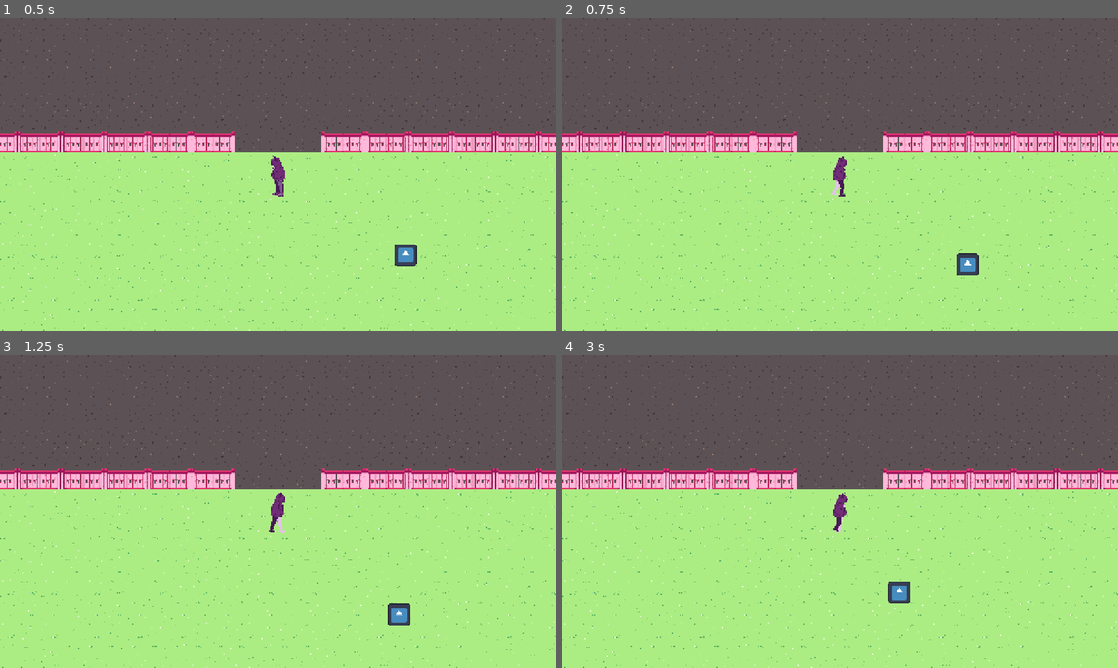
Above: before the commit, frames 1-4 (two rows, left to right).
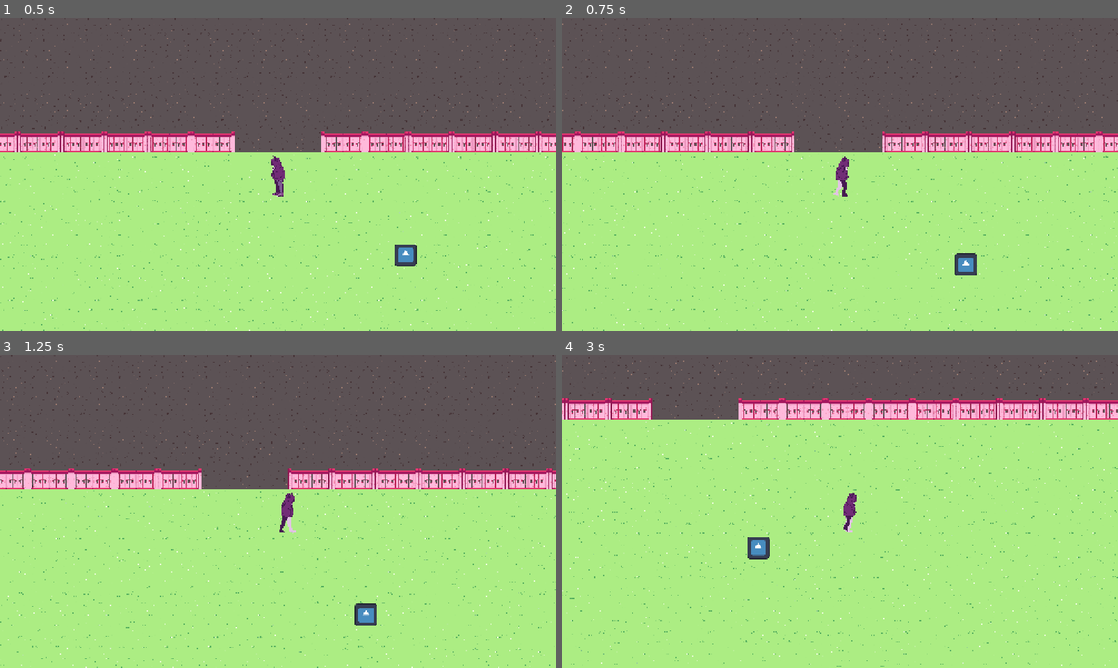
Above: after the commit, the same moments.

Repository: HarryEales/juniperdev-game-jam
Game: Godot game, scene res://actors/world/world.tscn
The game is run twice, just before and just after one commit, with the same random seed, the same clock (stepped at 60 frames per second) and the same inputs. The engine's default icon, where the game draws it, is replaced by a stand-in: a white triangle on a blue panel in a dark square.
Inputs (mouse positions are in pixels of both pictures, inside the frame that each line leads up to):
- Up to frame 1 (0.5 s): no input
- Up to frame 2 (0.75 s): move the mouse to (962, 158) at 0.52 s; press the mouse at (962, 158) at 0.53 s; hold D (move_right) from 0.53 s (still down)
- Up to frame 3 (1.25 s): keep holding D (move_right)
- Up to frame 4 (3 s): move the mouse to (728, 527) at 1.27 s; release D (move_right) at 1.28 s; release the mouse at (728, 527) at 1.28 s; hold S (move_down) 1.28-2.03 s; click (728, 527) at 1.35 s; move the mouse to (895, 442) at 2.02 s; press the mouse at (895, 442) at 2.03 s; hold D (move_right) 2.03-2.78 s; move the mouse to (812, 574) at 2.77 s; release the mouse at (812, 574) at 2.78 s; hold W (move_up) from 2.78 s (still down); click (812, 574) at 2.85 s

Frame 1 is identical in both runs. In frame 2, 5.1% of the frame differs, in the area x 0-100%, y 0-100%; in frame 3, 6.6%; in frame 4, 30%.

Commit message:
okay so i actually fixed walking now

Diff:
--- a/actors/base_dog/states/base_dog_regular_state.gd
+++ b/actors/base_dog/states/base_dog_regular_state.gd
@@ -49,7 +49,7 @@
 func _update(delta : float) -> void:
 	if _current_action == CURRENT_ACTION.WALK:
 		_movement_handler.move(delta, _random_direction_array[_current_random_direction])
-		print(_random_direction_array[_current_random_direction])
+		#print(_random_direction_array[_current_random_direction])
 	else:
 		_movement_handler.move(delta, Vector2.ZERO)
 
--- a/actors/dog_petting_actor/dog_petting_actor.tscn
+++ b/actors/dog_petting_actor/dog_petting_actor.tscn
@@ -59,8 +59,5 @@
 step = 0.031
 value = 100.0
 fill_mode = 3
-nine_patch_stretch = true
-stretch_margin_top = 775
-stretch_margin_right = 287
 texture_over = ExtResource("4_dix1m")
 texture_progress = ExtResource("5_dix1m")
--- a/actors/dog_petting_actor/hand.gd
+++ b/actors/dog_petting_actor/hand.gd
@@ -46,11 +46,10 @@
 	_measurement_timer.timeout.connect(_timer_timed_out)
 
 func _process(delta: float) -> void:
-	pass
-	#if _visual_tweening_score < _current_score:
-	#	_visual_tweening_score += 0.03125
-	#	_minigame_ui_progress_bar.value = _visual_tweening_score
-	#	print("visual score: " + str(_visual_tweening_score) + ". current score: " + str(_current_score))
+	if _visual_tweening_score < _current_score:
+		_visual_tweening_score += 0.03125
+		_minigame_ui_progress_bar.value = _visual_tweening_score
+		print("visual score: " + str(_visual_tweening_score) + ". current score: " + str(_current_score))
 
 func _physics_process(delta: float) -> void:
 	if _minigame_is_going:
@@ -89,15 +88,15 @@
 	if _distance_this_second >= best_min_speed and _distance_this_second <= best_max_speed:
 		_minigame_ui_text.text = "Best"
 		_current_score += 1
-		_minigame_ui_progress_bar.value = _current_score
+		#_minigame_ui_progress_bar.value = _current_score
 	elif _distance_this_second >= half_min_speed and _distance_this_second <= half_max_speed:
 		_minigame_ui_text.text = "Half"
 		_current_score += 0.5
-		_minigame_ui_progress_bar.value = _current_score
+		#_minigame_ui_progress_bar.value = _current_score
 	elif _distance_this_second >= quarter_min_speed and _distance_this_second <= quarter_max_speed:
 		_minigame_ui_text.text = "Quarter"
 		_current_score += 0.25
-		_minigame_ui_progress_bar.value = _current_score
+		#_minigame_ui_progress_bar.value = _current_score
 	else:
 		_minigame_ui_text.text = "Bad"
 
--- a/actors/player/player.gd
+++ b/actors/player/player.gd
@@ -4,6 +4,8 @@
 static var instance : Player
 
 func _ready() -> void:
+	super._ready()
+
 	if not instance:
 		instance = self
 	else:
